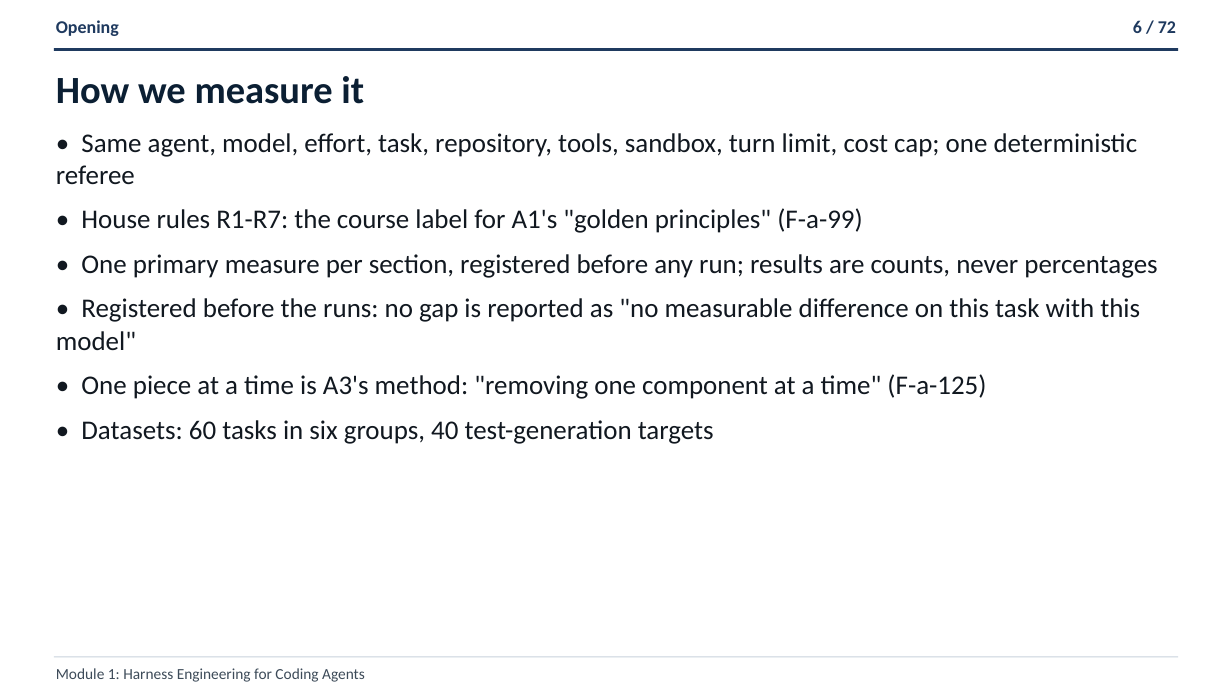
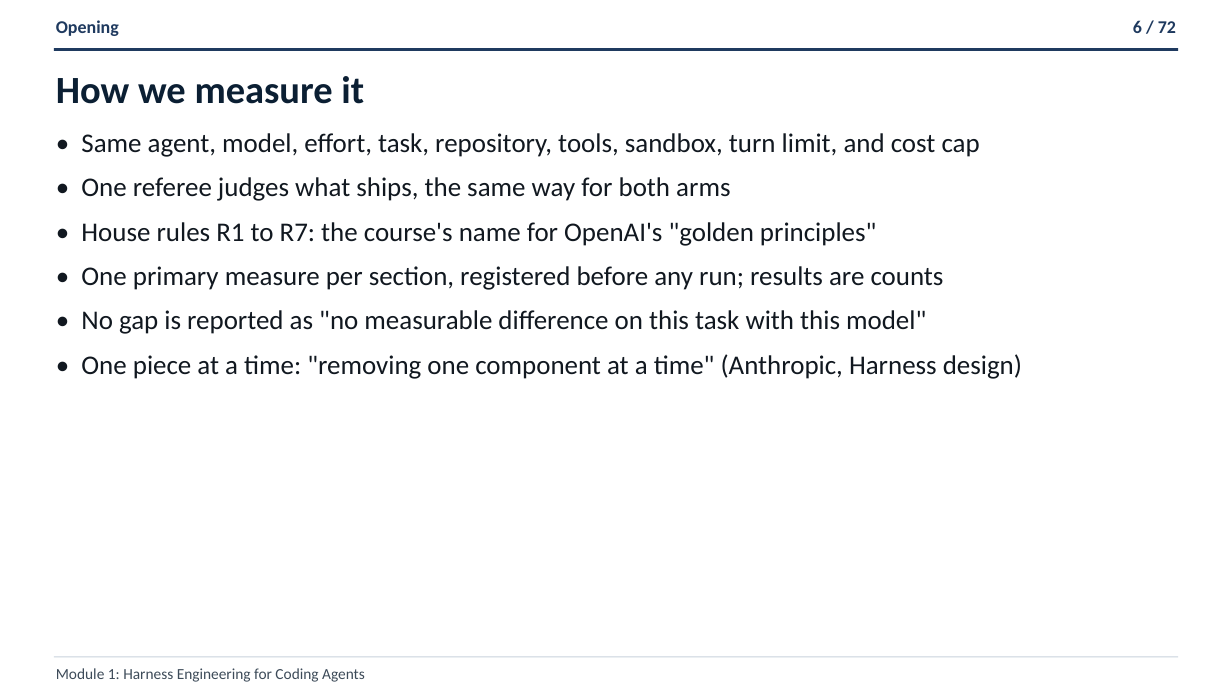
Before and after one commit to ANI-IN/shipharness-dev, a slide deck: slide 6 of slides/deck.pptx. Drawn at 1232x693 pixels with LibreOffice and Linux fonts; fonts in the diff are those of the drawing. Boxes give left, top, right and bottom in pixels: in the first picture for what was removed or moved away, otherwise in the second. Text is boxed around its words. In the diff, an @@ line names an element or a change of style, - is before the commit and + after.

```diff
--- a/slides/deck.pptx
+++ b/slides/deck.pptx
@@ text at <box>81,133,1022,379</box>: text changed @@
-• Same agent, model, effort, task, repository, tools, sandbox, turn limit, cost cap; one deterministic referee
-• House rules R1-R7: the course label for A1's "golden principles" (F-a-99)
-• One primary measure per section, registered before any run; results are counts, never percentages
-• Registered before the runs: no gap is reported as "no measurable difference on this task with this model"
-• One piece at a time is A3's method: "removing one component at a time" (F-a-125)
-• Datasets: 60 tasks in six groups, 40 test-generation targets
+• Same agent, model, effort, task, repository, tools, sandbox, turn limit, and cost cap
+• One referee judges what ships, the same way for both arms
+• House rules R1 to R7: the course's name for OpenAI's "golden principles"
+• One primary measure per section, registered before any run; results are counts
+• No gap is reported as "no measurable difference on this task with this model"
+• One piece at a time: "removing one component at a time" (Anthropic, Harness design)
```
Also in this commit, not shown: 67 other slides changed, 12 other files.
